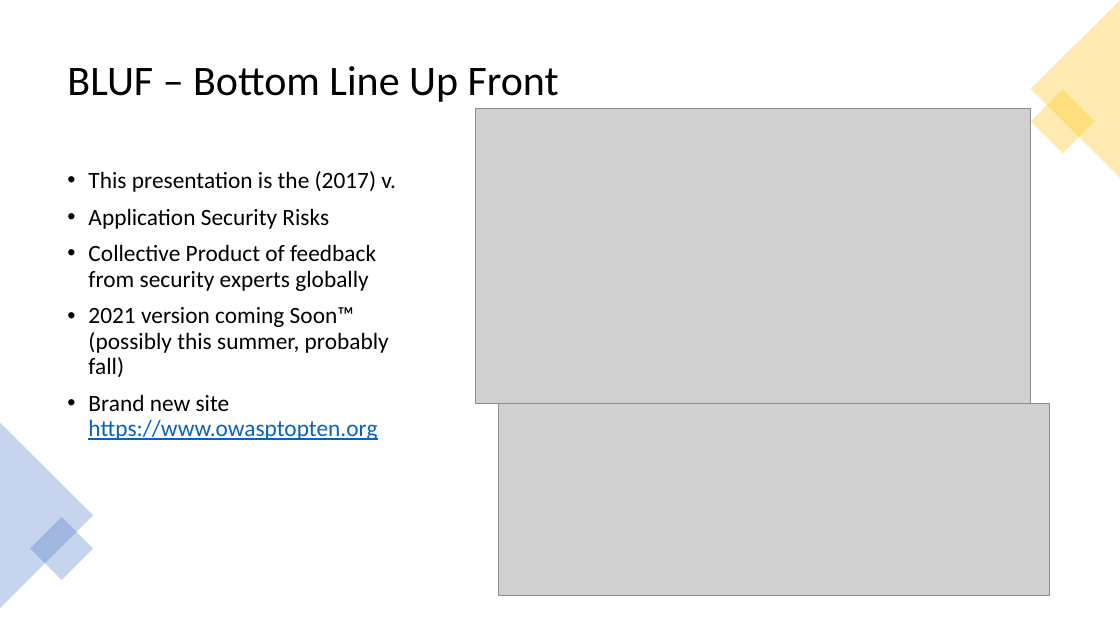
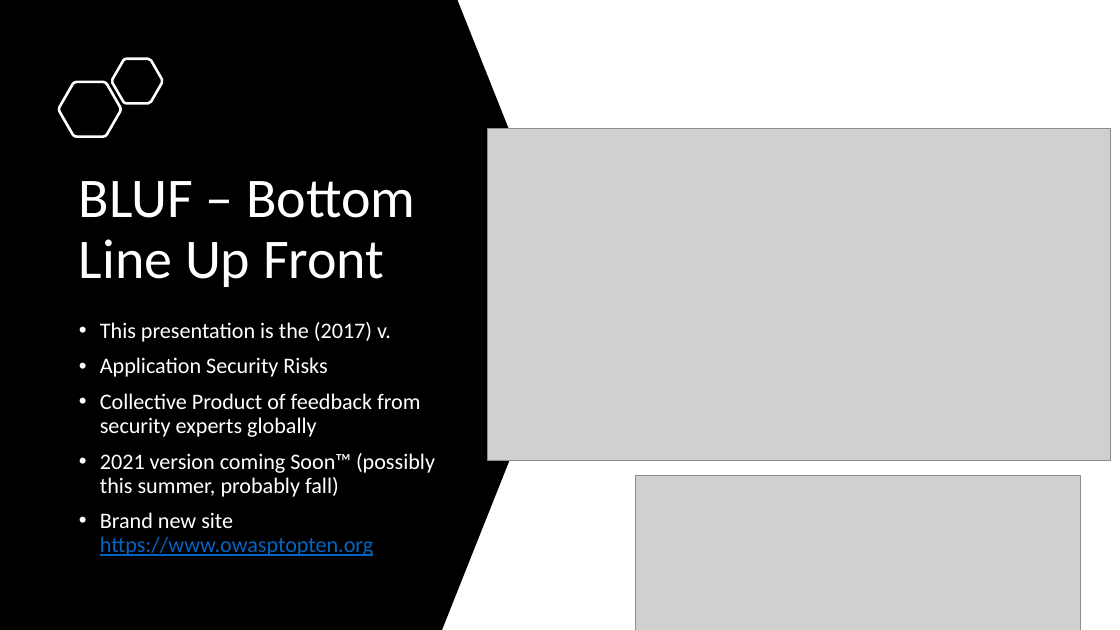
Before and after one commit to CryptoJones/OWASP-OMAHA-QTR2-MTG, a slide deck: slide 3 of slidedeck.pptx. Drawn at 1120x630 pixels with LibreOffice and Linux fonts; fonts in the diff are those of the drawing; grey boxes stand for pictures. Boxes give left, top, right and bottom in pixels: in the first picture for what was removed or moved away, otherwise in the second. Text is boxed around its words. In the diff, an @@ line names an element or a change of style, - is before the commit and + after.

```diff
--- a/slidedeck.pptx
+++ b/slidedeck.pptx
@@ freeform shape added at <box>0,0,563,630</box>, fill #000000 @@
@@ triangle removed at <box>1031,0,1120,178</box> @@
@@ freeform shape added at <box>112,59,162,103</box>, outline #FFFFFF 2.25 pt @@
@@ freeform shape added at <box>59,82,121,137</box>, outline #FFFFFF 2.25 pt @@
@@ title "BLUF – Bottom Line Up ...": place and size @@
-title "BLUF – Bottom Line Up ..." at <box>67,66,559,102</box>
+title "BLUF – Bottom Line Up ..." at <box>79,181,415,287</box>
@@ title "BLUF – Bottom Line Up ..." at <box>79,181,415,287</box>: size 36 to 48 pt, text colour #000000 to #FFFFFF; vertical alignment middle to bottom @@
@@ rectangle removed at <box>1031,90,1095,154</box> @@
@@ picture: place and size @@
-picture at <box>476,108,1031,404</box>
+picture at <box>487,129,1111,460</box>
@@ text "This presentation is the (2017) ...": place and size @@
-text "This presentation is the (2017) ..." at <box>88,171,396,440</box>
+text "This presentation is the (2017) ..." at <box>100,322,435,556</box>
@@ text "This presentation is the (2017) ..." at <box>100,322,435,556</box>: size 20 to 19 pt; text colour #000000 to #FFFFFF in "This presentation is the (2017) v.", "Application Security Risks", "Collective Product of feedback from security experts ...", "2021 version coming Soon™ (possibly this summer, ..." and 1 more places @@
@@ triangle removed at <box>0,423,93,608</box> @@
@@ picture: place and size @@
-picture at <box>498,404,1049,596</box>
+picture at <box>636,476,1081,630</box>
@@ rectangle removed at <box>30,517,93,580</box> @@
```
Also in this commit, not shown: 3 other slides changed, 33 slides added, 28 slides removed, 1 other file.
